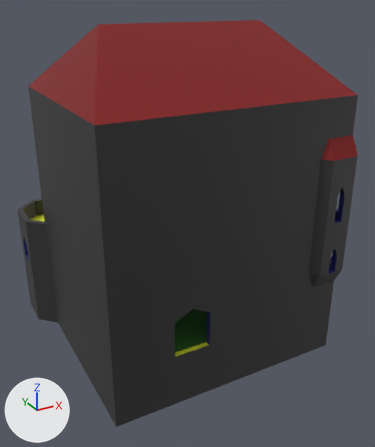
The Blender file Assets/Models/ShaderCastle/TexturesAndColor.blend: old version first, new version second.
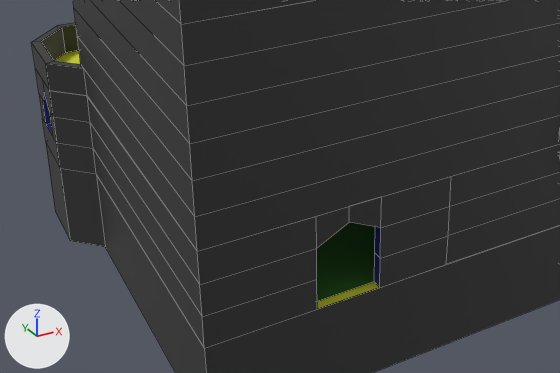
Old and new are each drawn whole from a 50 mm lens placed at (-10.6, -19.1, 16.5), pointed at (2.9, 5.5, 4.2) and again close up on the part from 0% to 82% of the width and 42% to 88% of the height. Lighting does not change. The marker at lower left points along +X, +Y and +Z. The last two pictures show the newer version. The close-ups show mesh edges as thin lines.

The first close-up shows 'Floor +0 -col', 'Floor +1 -col', 'Floor +2 -col', 'Floor +3 -col', 'Floor -1 -col'.
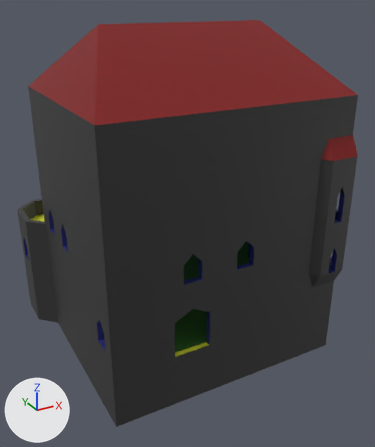
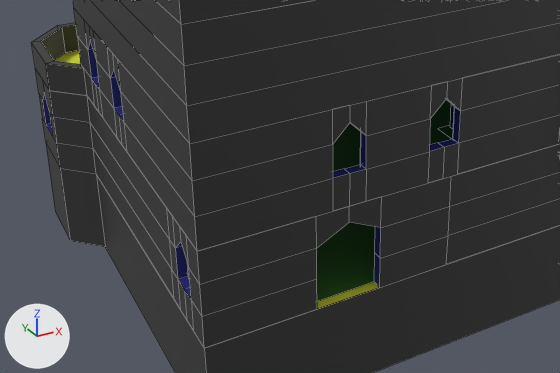
Pixel boxes [x1, y1, x2, y2] of what changed, in the close-ups (560 x 373 px):
```json
{"part": 1, "of": "me_plane_011", "change": "cut back", "before": [87, 97, 204, 347], "after": [87, 97, 204, 347]}
{"part": 2, "of": "me_plane_007", "change": "added", "after": [190, 54, 560, 251]}
{"part": 3, "of": "me_plane_007", "change": "added", "after": [74, 8, 197, 250]}
```

Edits to the scene script, one JSON object a line:
```json
{"block": "me_plane_011", "where": "# used by ob_floor__0__col; location = (0.0, 0.0, 0.0)"}
{"op": "remove", "block": "me_plane_011", "code": "me_plane_011.from_pydata(...)  # 275 vertices, 199 faces, 1 loose edge; spans x -5.3..10.3, y -0.3..14.3, z 0.0..3.0"}
{"op": "add", "block": "me_plane_011", "code": "me_plane_011.from_pydata(...)  # 306 vertices, 225 faces, 1 loose edge; spans x -5.3..10.3, y -0.3..14.3, z 0.0..3.0"}
{"block": "me_plane_011", "change": "me_plane_011 part 1"}
{"block": "me_plane_011", "change": "6 faces are deleted"}
{"block": "me_plane_011", "change": "26 vertices are added at x -4.3..-4.0, y 0.5..2.0, z 0.0..3.0"}
{"block": "me_plane_011", "change": "5 new vertices lie (0.0, -0.5, 0.0) away from vertices in x -4.3..-4.0, y 2.0, z 0.0..3.0"}
{"block": "me_plane_011", "change": "19 new faces join them, mat_wall_inside (dark blue #282b7a)"}
{"block": "me_plane_011", "change": "13 new faces join them, mat_wall_outside (dark grey #333333)"}
{"block": "me_plane_007", "where": "# used by ob_floor__1__col_1; location = (0.0, 0.0, 0.0)"}
{"op": "remove", "block": "me_plane_007", "code": "me_plane_007.from_pydata(...)  # 329 vertices, 218 faces, 2 loose edges; spans x -5.3..10.3, y -0.8..14.3, z 1.5..6.0"}
{"op": "add", "block": "me_plane_007", "code": "me_plane_007.from_pydata(...)  # 473 vertices, 338 faces, 2 loose edges; spans x -5.3..10.3, y -0.8..14.3, z 1.5..6.0"}
{"block": "me_plane_007", "change": "me_plane_007 part 2: 64 vertices added at x -0.5..3.5, y -0.3..0.0, z 3.0..6.0"}
{"block": "me_plane_007", "change": "me_plane_007 part 3: 48 vertices added at x -4.3..-4.0, y 5.5..9.0, z 3.0..6.0"}
{"block": "me_plane_007", "change": "other edits to the shape of me_plane_007 do not show in these pictures"}
```
